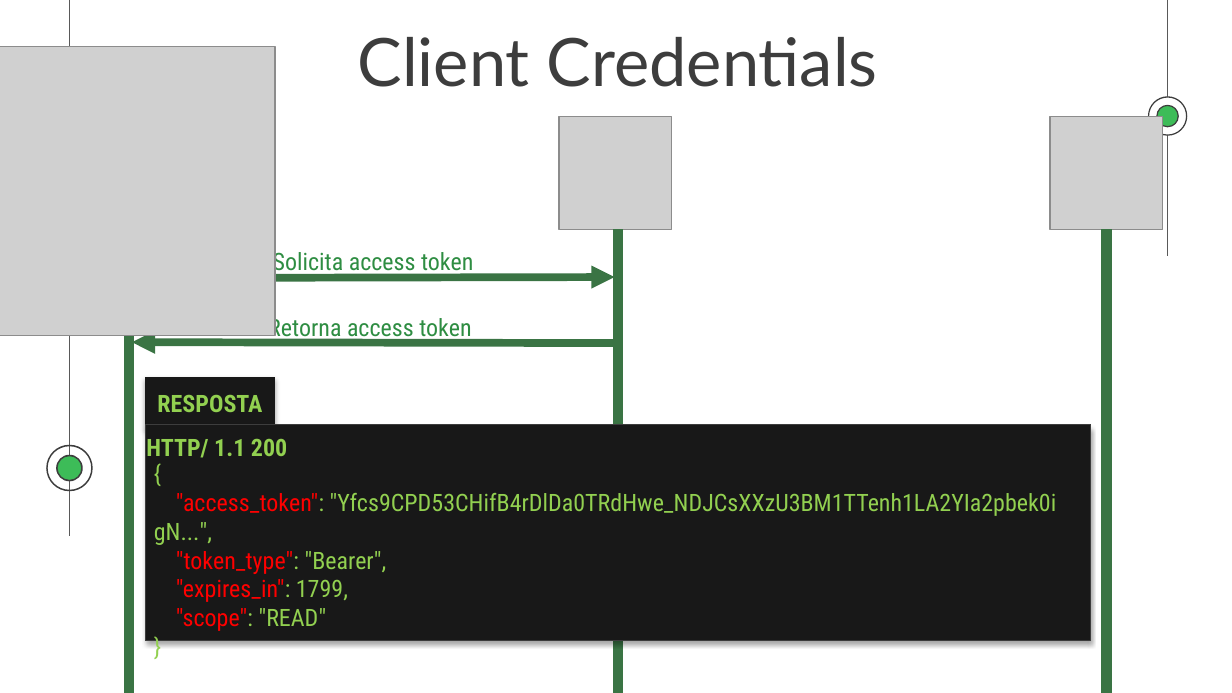
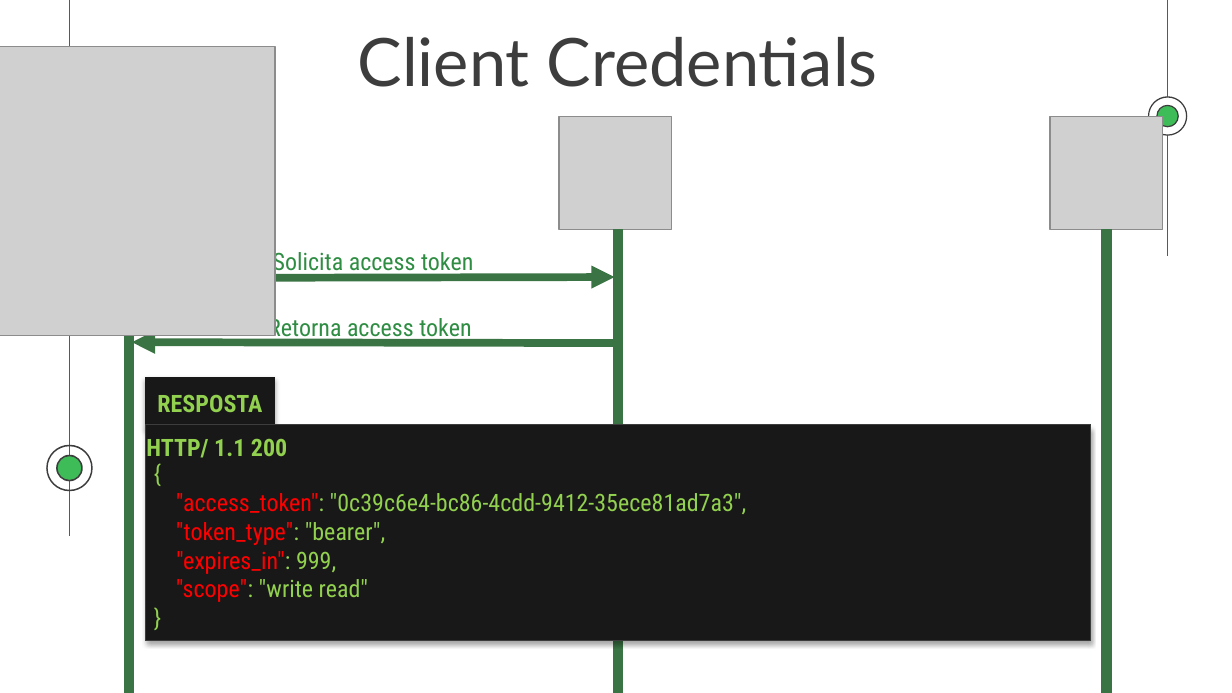
Before and after one commit to TalissonMelo/anime-social, a slide deck: slide 15 of OAuth2.0.pptx (slide 7 before the commit). Drawn at 1232x693 pixels with LibreOffice and Linux fonts; fonts in the diff are those of the drawing; grey boxes stand for pictures. Boxes give left, top, right and bottom in pixels: in the first picture for what was removed or moved away, otherwise in the second. Text is boxed around its words. In the diff, an @@ line names an element or a change of style, - is before the commit and + after.

```diff
--- a/OAuth2.0.pptx
+++ b/OAuth2.0.pptx
@@ text at box(176, 493, 747, 602): text changed @@
-"access_token": "Yfcs9CPD53CHifB4rDlDa0TRdHwe_NDJCsXXzU3BM1TTenh1LA2YIa2pbek0igN...",
-"token_type": "Bearer",
-"expires_in": 1799,
-"scope": "READ"
+"access_token": "0c39c6e4-bc86-4cdd-9412-35ece81ad7a3",
+"token_type": "bearer",
+"expires_in": 999,
+"scope": "write read"
```
Also in this commit, not shown: 3 other slides changed, 32 slides added, 1 slide removed, 31 other files.
